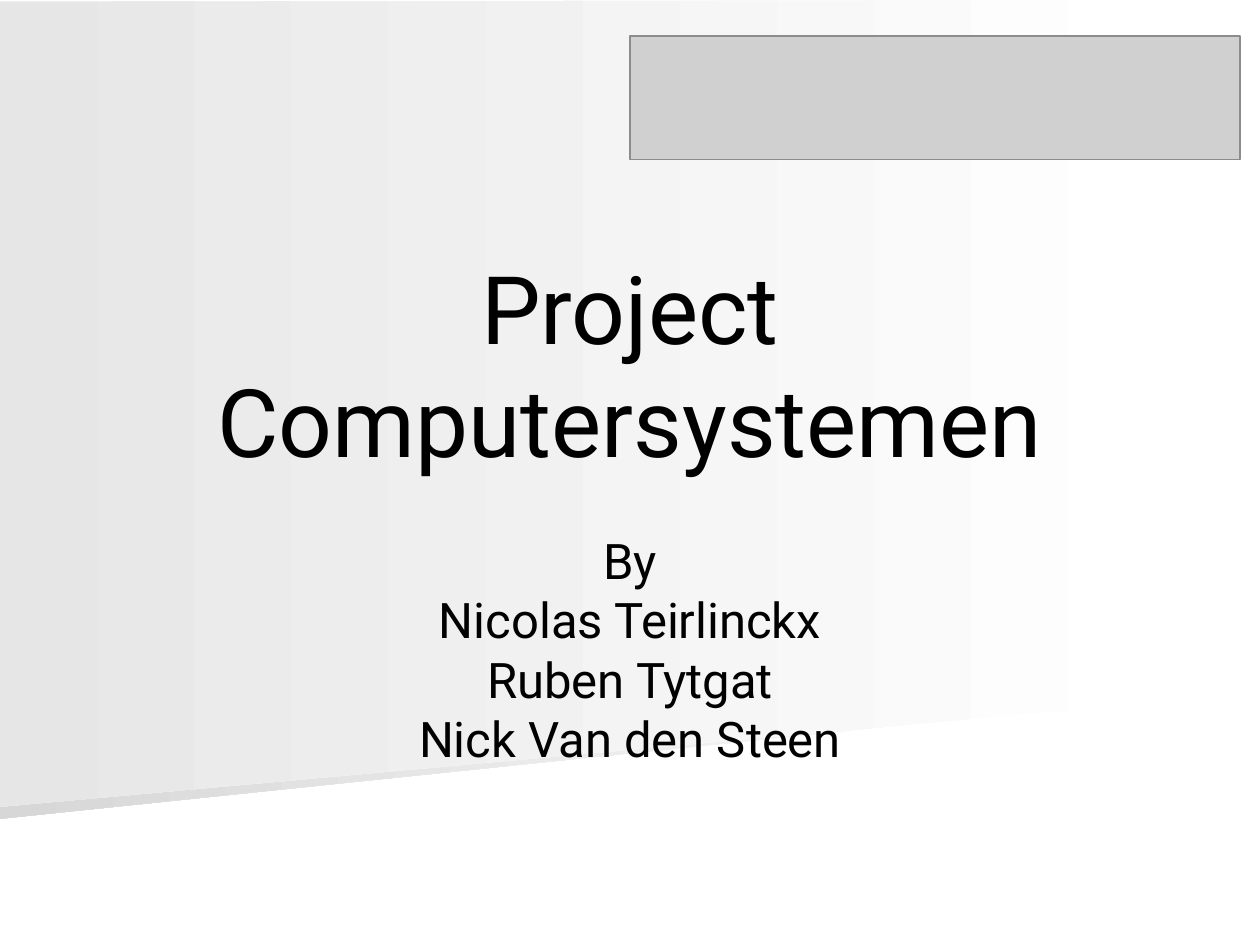
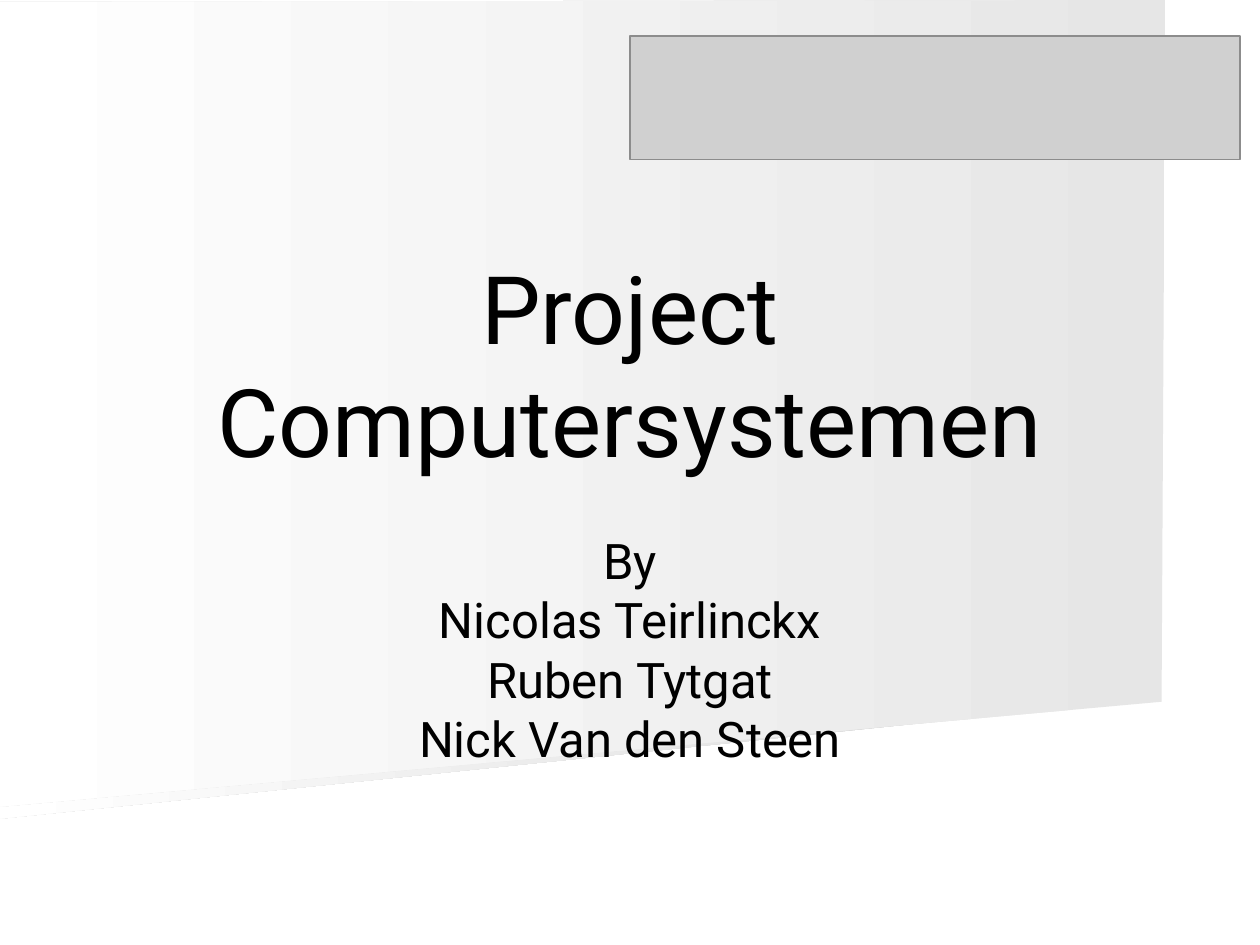
Before and after one commit to angryzor/space_invaders_8086, a slide deck: slide 1 of Presentatie.ppt. Drawn at 1260x945 pixels with LibreOffice and Linux fonts; fonts in the diff are those of the drawing; grey boxes stand for pictures. Boxes give left, top, right and bottom in pixels: in the first picture for what was removed or moved away, otherwise in the second. Text is boxed around its words. In the diff, an @@ line names an element or a change of style, - is before the commit and + after.

```diff
--- a/Presentatie.ppt
+++ b/Presentatie.ppt
@@ freeform shape at box(0, 0, 1166, 806): fill gradient #FFFFFF to #E6E6E6 to gradient #E6E6E6 to #FFFFFF @@
@@ freeform shape at box(0, 315, 1128, 819): fill gradient #FFFFFF to #D7D7D7 to gradient #D7D7D7 to #FFFFFF @@
@@ subtitle "By" at box(419, 544, 841, 758): indent changed @@
```
Also in this commit, not shown: 45 other slides changed, 1 slide added.
